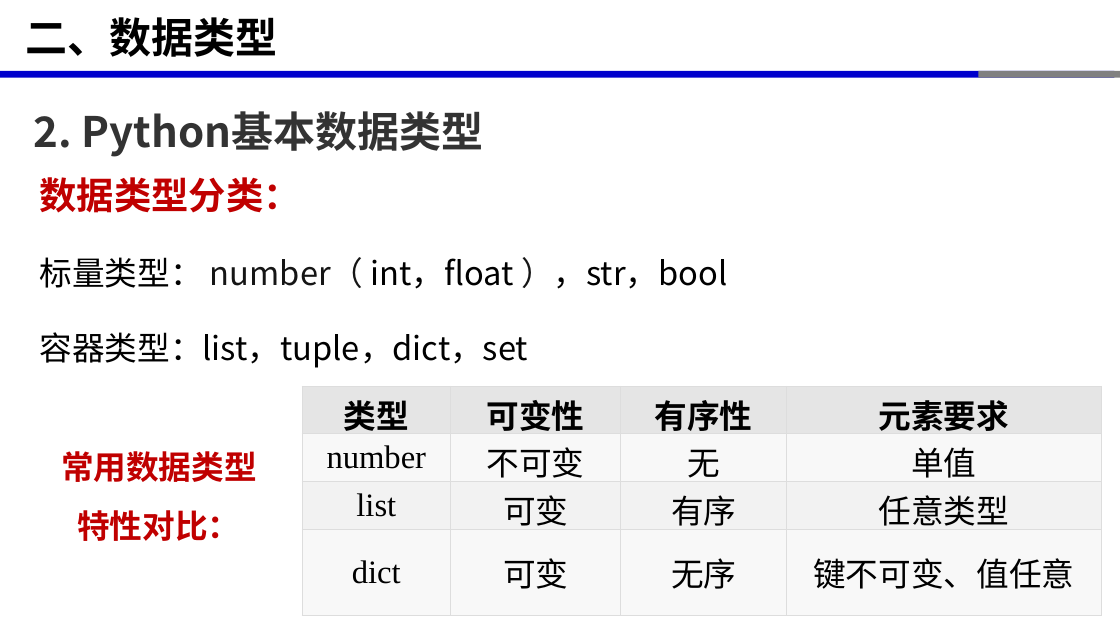
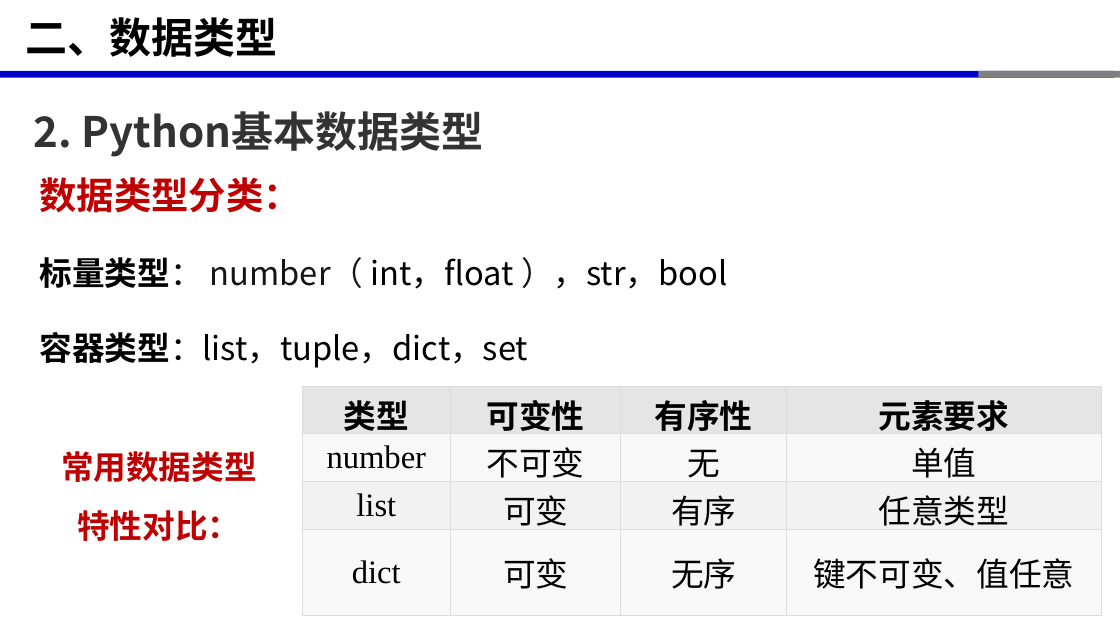
Before and after one commit to xinluo2018/programming-basics, a slide deck: slide 19 of 第2章-变量与数据类型/第2章-变量与数据类型.pptx (slide 17 before the commit). Drawn at 1120x630 pixels with LibreOffice and Linux fonts; fonts in the diff are those of the drawing. Boxes give left, top, right and bottom in pixels: in the first picture for what was removed or moved away, otherwise in the second. Text is boxed around its words. In the diff, an @@ line names an element or a change of style, - is before the commit and + after.

```diff
--- a/第2章-变量与数据类型/第2章-变量与数据类型.pptx
+++ b/第2章-变量与数据类型/第2章-变量与数据类型.pptx
@@ text at [40,257,727,368]: bold on in "标量类型：", "容器类型：list，tuple，dict，set" @@
```
Also in this commit, not shown: 10 other slides changed, 2 slides added, 18 other files.
